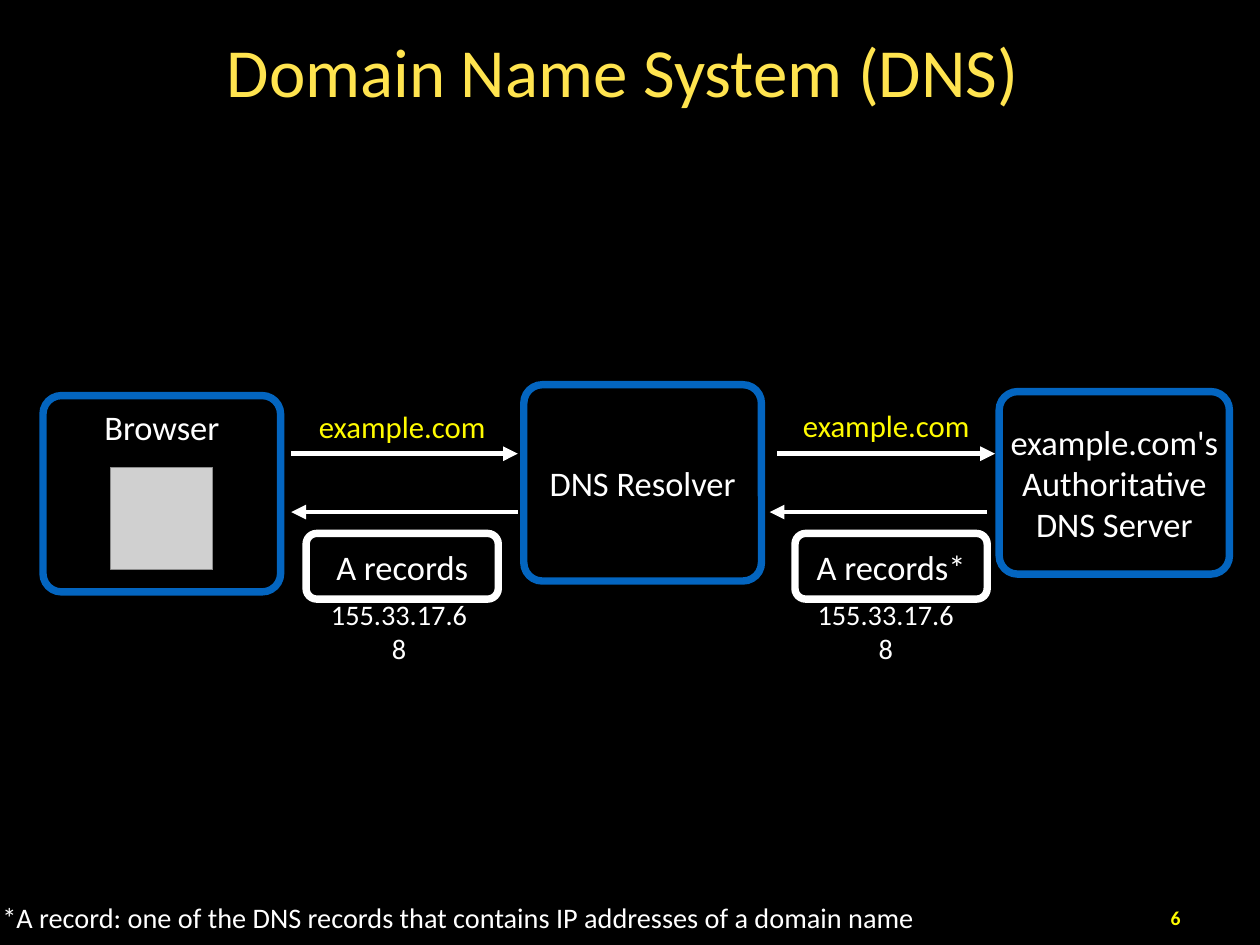
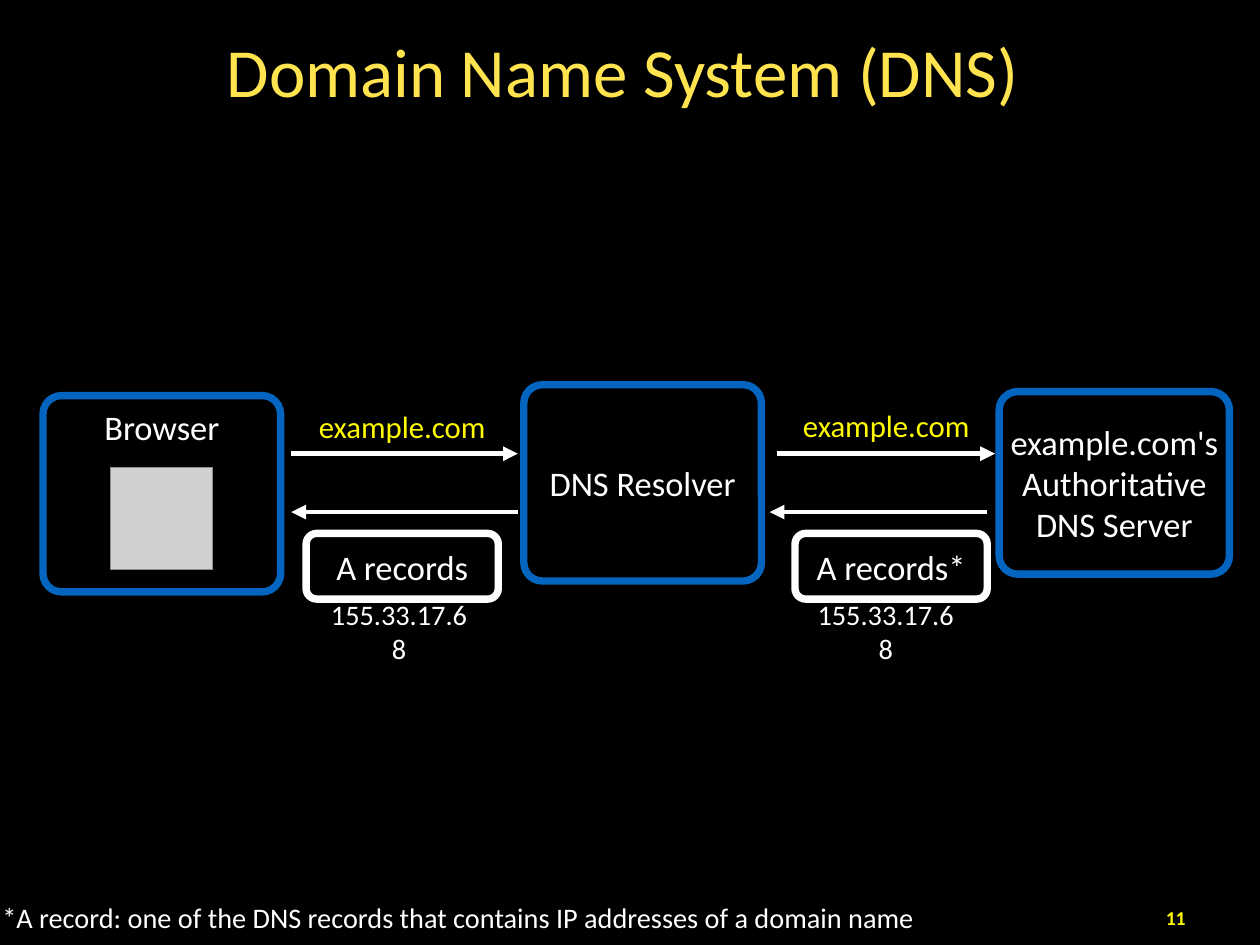
Before and after one commit to taejoong/taejoong.github.io, a slide deck: slide 11 of courses/csci-351/handouts/18-DNSSEC.pptx (slide 6 before the commit). Drawn at 1260x945 pixels with LibreOffice and Linux fonts; fonts in the diff are those of the drawing; grey boxes stand for pictures. Boxes give left, top, right and bottom in pixels: in the first picture for what was removed or moved away, otherwise in the second. Text is boxed around its words. In the diff, an @@ line names an element or a change of style, - is before the commit and + after.

```diff
--- a/courses/csci-351/handouts/18-DNSSEC.pptx
+++ b/courses/csci-351/handouts/18-DNSSEC.pptx
@@ page number added at <box>1166,912,1186,925</box>, 16 pt, text #FFFB00, bold @@
+11
@@ page number removed at <box>1171,911,1181,925</box> @@
-6
```
Also in this commit, not shown: 5 other slides changed, 22 slides added, 1 other file.
